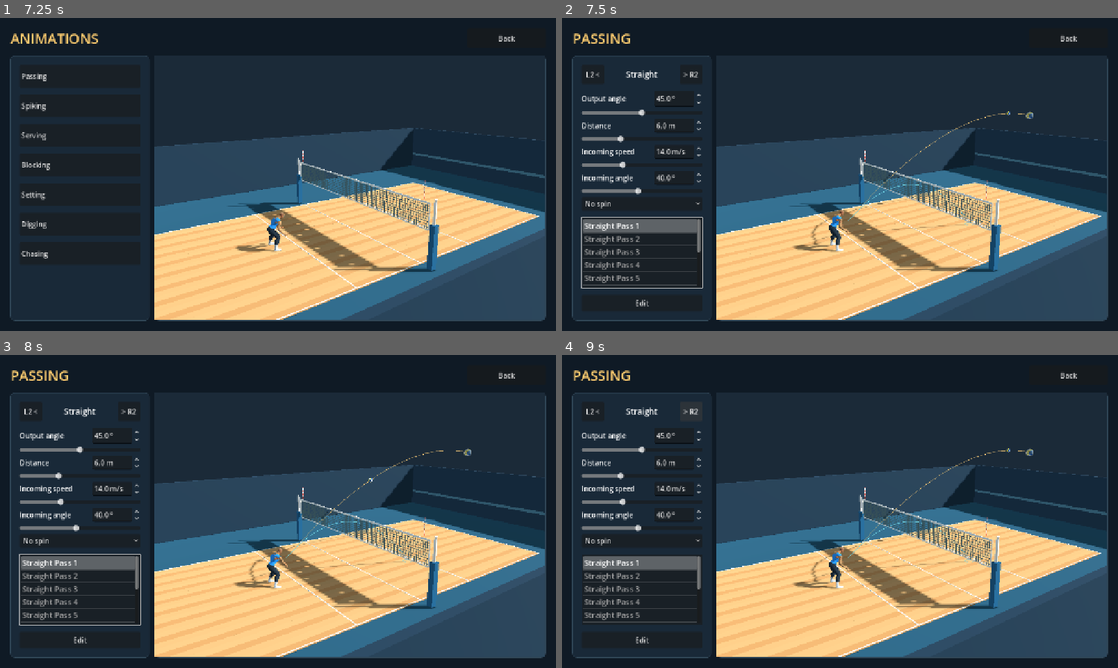
Above: before the commit, frames 1-4 (two rows, left to right).
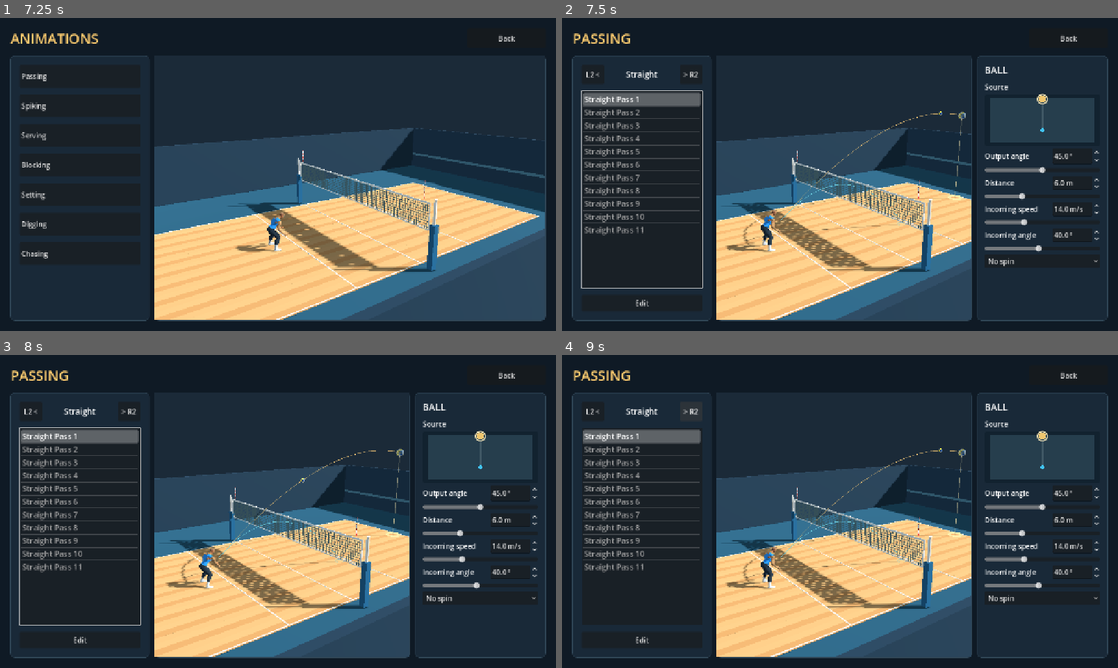
Above: after the commit, the same moments.

Repository: foreandr/volleyball
Game: Godot game, scene res://scenes/main.tscn
Two runs of this game, one before a commit and one after it. Both use one fixed random seed, a clock stepped at 60 frames per second and the inputs below.
Inputs:
- Up to frame 1 (7.25 s): click "Story" at 0.5 s; click "Back" at 1.25 s; click "Story" at 2 s; click "New" at 2.75 s; click "Back" at 3.5 s; click "New" at 4.25 s; click "Save" at 5 s; click "Back" at 5.75 s; click "Continue" at 6.5 s
- Up to frame 2 (7.5 s): click "Passing" at 7.25 s
- Up to frame 3 (8 s): no input
- Up to frame 4 (9 s): click "L2 <" at 8 s; click "> R2" at 8.75 s

Frame 1 is identical in both runs. In frame 2, 30% of the frame differs, in the area x 3-98%, y 12-97%; in frame 3, 30%; in frame 4, 29%.

Commit message:
Move ball settings right and make source placement reliably draggable

Diff:
--- a/scripts/animation_ball_preview.gd
+++ b/scripts/animation_ball_preview.gd
@@ -25,6 +25,7 @@
 var rotations := {}
 var guide: MeshInstance3D
 var source_ball: MeshInstance3D
+var source_ground: MeshInstance3D
 var feed_valid := true
 var feed_info := {}
 
@@ -57,6 +58,19 @@
 	source_ball.top_level = true
 	add_child(source_ball)
 	source_ball.hide()
+	source_ground = MeshInstance3D.new()
+	source_ground.name = "SourceHandle"
+	var ring := TorusMesh.new()
+	ring.inner_radius = 0.30
+	ring.outer_radius = 0.42
+	source_ground.mesh = ring
+	var ring_material := StandardMaterial3D.new()
+	ring_material.albedo_color = Color("fff1ad")
+	ring_material.shading_mode = BaseMaterial3D.SHADING_MODE_UNSHADED
+	source_ground.material_override = ring_material
+	source_ground.top_level = true
+	add_child(source_ground)
+	source_ground.hide()
 	hide()
 
 func make_ball() -> ArrayMesh:
@@ -101,6 +115,7 @@
 	last_time = -1
 	hide()
 	if is_instance_valid(source_ball): source_ball.hide()
+	if is_instance_valid(source_ground): source_ground.hide()
 	if is_instance_valid(guide): guide.hide()
 	if is_instance_valid(audio): audio.stop()
 
@@ -149,6 +164,8 @@
 	feed_valid = feed.valid
 	source_ball.global_position = Vector3(feed.start.x,maxf(0.35,feed.start.y),feed.start.z)
 	source_ball.show()
+	source_ground.global_position = Vector3(feed.start.x,0.065,feed.start.z)
+	source_ground.show()
 	outgoing = Contact.rebound(incoming,surface_velocity,surface_normal)
 	flight_duration = Flight.landing_time(impact_point,outgoing)
 	update_guide()
@@ -167,6 +184,11 @@
 			var time := -feed_duration*(1.0-float(index)/80.0) if incoming_path else float(index)/80.0*flight_duration
 			path.surface_add_vertex(Flight.position(feed_info,impact_point,time) if incoming_path else impact_point+outgoing*time+Vector3.DOWN*4.905*time*time)
 		path.surface_end()
+	path.surface_begin(Mesh.PRIMITIVE_LINES)
+	path.surface_set_color(Color("a7a485"))
+	path.surface_add_vertex(source_ground.global_position)
+	path.surface_add_vertex(source_ball.global_position)
+	path.surface_end()
 	var landing := impact_point+outgoing*flight_duration+Vector3.DOWN*4.905*flight_duration*flight_duration
 	path.surface_begin(Mesh.PRIMITIVE_LINE_STRIP)
 	path.surface_set_color(Color("70d5e5"))
--- a/scripts/animation_editor.gd
+++ b/scripts/animation_editor.gd
@@ -83,6 +83,14 @@
 	pan_limits = Vector3(9,5,17)
 	view_distance = 16.0
 	view_focus = Vector3(0,2.0,4.0)
+
+func has_ball_controls() -> bool:
+	return true
+
+func build_ball_controls(host: VBoxContainer) -> void:
+	angle_control = preload("res://scripts/pass_angle_control.gd").new()
+	host.add_child(angle_control)
+	angle_control.angle_requested.connect(apply_output_angle)
 
 func screen_title() -> String:
 	return "EDIT ANIMATION"
@@ -137,9 +145,6 @@
 	transport.add_child(undo_button)
 	redo_button = button("Redo",redo)
 	transport.add_child(redo_button)
-	angle_control = preload("res://scripts/pass_angle_control.gd").new()
-	controls.add_child(angle_control)
-	angle_control.angle_requested.connect(apply_output_angle)
 	group_picker = OptionButton.new()
 	group_picker.name = "BodyGroup"
 	group_picker.custom_minimum_size.y = 38
@@ -186,6 +191,7 @@
 
 func refresh_ball_angle() -> void:
 	ball_preview.configure(preview_player,session.source,session)
+	right_panel.visible = ball_preview.active
 	angle_control.visible = ball_preview.active
 	if ball_preview.active: angle_control.display_result(float(session.source.get_meta("desired_output_angle",ball_preview.output_angle())),ball_preview.output_angle(),Flight.distance(ball_preview.impact_point,ball_preview.outgoing))
 
--- /dev/null
+++ b/scripts/ball_source_pad.gd
@@ -0,0 +1,56 @@
+extends Control
+signal source_moved(position: Vector2)
+var source_position := Vector2(0,12.5)
+var player_position := Vector2.ZERO
+var dragging := false
+
+func _ready() -> void:
+	custom_minimum_size = Vector2(240,118)
+	mouse_default_cursor_shape = Control.CURSOR_DRAG
+
+func court_rect() -> Rect2:
+	return Rect2(Vector2(12,8),size-Vector2(24,16))
+
+func point(position: Vector2) -> Vector2:
+	var area := court_rect()
+	return area.position+Vector2((position.x+4.5)/9.0,(13.0-position.y)/18.0)*area.size
+
+func set_positions(source: Vector2, player: Vector2) -> void:
+	if source_position == source and player_position == player: return
+	source_position = source
+	player_position = player
+	queue_redraw()
+
+func _draw() -> void:
+	var area := court_rect()
+	draw_style_box(style(),Rect2(Vector2.ZERO,size))
+	draw_rect(area,Color("263e4d"))
+	draw_rect(area,Color("91a7b2"),false,1)
+	var net := point(Vector2(0,4)).y
+	draw_line(Vector2(area.position.x,net),Vector2(area.end.x,net),Color("e9e3d5"),2)
+	draw_line(point(player_position),point(source_position),Color("657f88"),1,true)
+	draw_circle(point(player_position),5,Color("41c3f4"))
+	draw_circle(point(source_position),8,Color("efc66f"))
+	draw_arc(point(source_position),11,0,TAU,24,Color("f5e5b7"),1.5,true)
+
+func style() -> StyleBoxFlat:
+	var result := StyleBoxFlat.new()
+	result.bg_color = Color("12222f")
+	result.set_corner_radius_all(5)
+	return result
+
+func _gui_input(event: InputEvent) -> void:
+	if event is InputEventMouseButton and event.button_index == MOUSE_BUTTON_LEFT:
+		dragging = event.pressed
+		if dragging: move_source(event.position)
+		accept_event()
+	elif event is InputEventMouseMotion and dragging:
+		move_source(event.position)
+		accept_event()
+
+func move_source(position: Vector2) -> void:
+	var area := court_rect()
+	var uv := ((position-area.position)/area.size).clamp(Vector2.ZERO,Vector2.ONE)
+	source_position = Vector2(uv.x*9.0-4.5,13.0-uv.y*18.0)
+	source_moved.emit(source_position)
+	queue_redraw()
--- a/scripts/court_setup_drag.gd
+++ b/scripts/court_setup_drag.gd
@@ -24,8 +24,13 @@
 		var live_ball: Vector3 = page.ball_preview.global_position
 		var picked_source := not camera.is_position_behind(source) and camera.unproject_position(source).distance_to(point)<22
 		var picked_live: bool = page.ball_preview.ball.visible and not camera.is_position_behind(live_ball) and camera.unproject_position(live_ball).distance_to(point)<16
-		if picked_source or picked_live:
-			if picked_live and not picked_source: plane_height = live_ball.y
+		var ground: Vector3 = page.ball_preview.source_ground.global_position
+		var picked_ground := not camera.is_position_behind(ground) and camera.unproject_position(ground).distance_to(point)<20
+		if picked_source or picked_live or picked_ground:
+			if picked_ground:
+				source = ground
+				plane_height = ground.y
+			elif picked_live and not picked_source: plane_height = live_ball.y
 			mode = "ball"
 		else:
 			var foot: Vector3 = page.preview_player.global_position
@@ -50,7 +55,7 @@
 		if hit is Vector3:
 			var target: Vector3 = hit+grab_offset
 			if mode == "player": StorySession.pass_start = Vector2(clampf(target.x,-4,4),clampf(target.z,-4.5,2.5))
-			else: StorySession.feed_spot = Vector2(clampf(target.x,-4.2,4.2),clampf(target.z,5.5,13))
+			else: StorySession.feed_spot = Vector2(clampf(target.x,-4.5,4.5),clampf(target.z,-5,13))
 			page.angle_control.pending = true
 		return true
 	return false
--- a/scripts/create.gd
+++ b/scripts/create.gd
@@ -17,6 +17,8 @@
 var stage_camera := {}
 var dragging := false
 var panning := false
+var ball_controls_host: VBoxContainer
+var right_panel: PanelContainer
 
 func _ready() -> void:
 	profile = initial_profile()
@@ -42,11 +44,16 @@
 	back.custom_minimum_size = Vector2(180,44)
 	back.size_flags_horizontal = Control.SIZE_SHRINK_END
 	header.add_child(back)
+	var workspace_row := HBoxContainer.new()
+	workspace_row.size_flags_vertical = Control.SIZE_EXPAND_FILL
+	workspace_row.add_theme_constant_override("separation",12)
+	column.add_child(workspace_row)
 	var split := HSplitContainer.new()
 	split.name = "Workspace"
 	split.split_offset = 320
 	split.size_flags_vertical = Control.SIZE_EXPAND_FILL
-	column.add_child(split)
+	split.size_flags_horizontal = Control.SIZE_EXPAND_FILL
+	workspace_row.add_child(split)
 	var tools := panel()
 	tools.name = "LeftPanel"
 	tools.custom_minimum_size.x = 300
@@ -57,7 +64,6 @@
 	var controls := VBoxContainer.new()
 	controls.add_theme_constant_override("separation",16)
 	tool_margin.add_child(controls)
-	build_controls(controls)
 	var stage := panel()
 	stage.name = "RightPreview"
 	stage.custom_minimum_size.x = 400
@@ -76,7 +82,32 @@
 	viewport.render_target_update_mode = SubViewport.UPDATE_ALWAYS
 	preview.add_child(viewport)
 	build_preview(viewport)
+	if has_ball_controls():
+		right_panel = panel()
+		right_panel.name = "BallPanel"
+		right_panel.custom_minimum_size.x = 300
+		workspace_row.add_child(right_panel)
+		var inset := MarginContainer.new()
+		for edge in ["left","right","top","bottom"]: inset.add_theme_constant_override("margin_"+edge,16)
+		right_panel.add_child(inset)
+		var scroll := ScrollContainer.new()
+		scroll.horizontal_scroll_mode = ScrollContainer.SCROLL_MODE_DISABLED
+		inset.add_child(scroll)
+		ball_controls_host = VBoxContainer.new()
+		ball_controls_host.name = "BallControls"
+		ball_controls_host.size_flags_horizontal = Control.SIZE_EXPAND_FILL
+		ball_controls_host.add_theme_constant_override("separation",12)
+		scroll.add_child(ball_controls_host)
+		ball_controls_host.add_child(label("BALL",22))
+		build_ball_controls(ball_controls_host)
+	build_controls(controls)
 	preview.grab_focus()
+
+func has_ball_controls() -> bool:
+	return false
+
+func build_ball_controls(_host: VBoxContainer) -> void:
+	pass
 
 func screen_title() -> String:
 	return "CREATE PLAYER"
--- a/scripts/pass_angle_control.gd
+++ b/scripts/pass_angle_control.gd
@@ -11,10 +11,18 @@
 var spin_picker: OptionButton
 var spin_rate_field: SpinBox
 var float_field: SpinBox
+var source_pad: Control
 const SPINS := ["No spin","Topspin","Backspin","Sidespin left","Sidespin right","Dead float"]
 
 func _ready() -> void:
 	add_theme_constant_override("separation",6)
+	var source_label := Label.new()
+	source_label.text = "Source"
+	add_child(source_label)
+	source_pad = preload("res://scripts/ball_source_pad.gd").new()
+	source_pad.set_positions(StorySession.feed_spot,StorySession.pass_start)
+	source_pad.source_moved.connect(func(position): StorySession.feed_spot = position; pending = true)
+	add_child(source_pad)
 	var row := HBoxContainer.new()
 	add_child(row)
 	var title := Label.new()
@@ -98,6 +106,7 @@
 
 
 func _process(_delta: float) -> void:
+	source_pad.set_positions(StorySession.feed_spot,StorySession.pass_start)
 	if pending:
 		pending = false
 		angle_requested.emit(requested)
--- a/scripts/pass_flight.gd
+++ b/scripts/pass_flight.gd
@@ -46,15 +46,16 @@
 	result.start = hit-result.incoming*duration+result.acceleration*0.5*duration*duration
 	result.float_strength = float(settings.get("float_strength",0.6)) if settings.get("spin","") == "Dead float" else 0.0
 	result.side = Vector3.UP.cross(Vector3(sin(heading),0,cos(heading)))
-	var low := -duration
-	var high := 0.0
-	for iteration in range(16):
-		var middle := (low+high)*0.5
-		if position(result,hit,middle).z>4: low = middle
-		else: high = middle
-	var net := position(result,hit,(low+high)*0.5)
-	result.net_height = net.y
-	result.valid = result.start.y>=FLOOR and net.y>2.575
+	result.net_height = INF
+	if (result.start.z-4)*(hit.z-4)<0:
+		var low := -duration
+		var high := 0.0
+		for iteration in range(16):
+			var middle := (low+high)*0.5
+			if (position(result,hit,middle).z>4)==(result.start.z>4): low = middle
+			else: high = middle
+		result.net_height = position(result,hit,(low+high)*0.5).y
+	result.valid = result.start.y>=FLOOR and result.net_height>2.575
 	return result
 
 static func position(feed_: Dictionary, hit: Vector3, time: float) -> Vector3:
--- a/scripts/story_animations.gd
+++ b/scripts/story_animations.gd
@@ -54,6 +54,14 @@
 	view_distance = 16.0
 	view_focus = Vector3(0,2.0,4.0)
 
+func has_ball_controls() -> bool:
+	return true
+
+func build_ball_controls(host: VBoxContainer) -> void:
+	angle_control = preload("res://scripts/pass_angle_control.gd").new()
+	host.add_child(angle_control)
+	angle_control.angle_requested.connect(apply_output_angle)
+
 func screen_title() -> String:
 	return "ANIMATIONS"
 
@@ -68,7 +76,6 @@
 	for child in content.get_children():
 		content.remove_child(child)
 		child.queue_free()
-	angle_control = null
 	animation_list = null
 	edit_button = null
 	selected_entry.clear()
@@ -79,6 +86,7 @@
 	if heading: heading.text = text
 
 func show_categories() -> void:
+	if is_instance_valid(right_panel): right_panel.hide()
 	if is_instance_valid(ball_preview): ball_preview.stop()
 	if is_instance_valid(preview_player): preview_player.play_action("idle")
 	selected_category = ""
@@ -118,9 +126,6 @@
 	next.custom_minimum_size = Vector2(52,44)
 	next.size_flags_horizontal = Control.SIZE_SHRINK_END
 	row.add_child(next)
-	angle_control = preload("res://scripts/pass_angle_control.gd").new()
-	content.add_child(angle_control)
-	angle_control.angle_requested.connect(apply_output_angle)
 	animation_list = ItemList.new()
 	animation_list.name = "AnimationList"
 	animation_list.allow_reselect = true
@@ -140,6 +145,7 @@
 	return MOVE_TYPES[selected_category][type_indices.get(selected_category,0)]
 
 func refresh_type() -> void:
+	right_panel.hide()
 	angle_control.hide()
 	type_label.text = current_type()
 	animation_list.clear()
@@ -175,6 +181,7 @@
 	preview_player.animator.play("custom_preview/clip",0)
 	preview_player.animator.advance(0)
 	preview_player.animator.pause()
+	right_panel.visible = ball_preview.active
 	angle_control.visible = ball_preview.active
 	if ball_preview.active: angle_control.display_result(float(render_clip.get_meta("desired_output_angle",ball_preview.output_angle())),ball_preview.output_angle(),Flight.distance(ball_preview.impact_point,ball_preview.outgoing))
 
